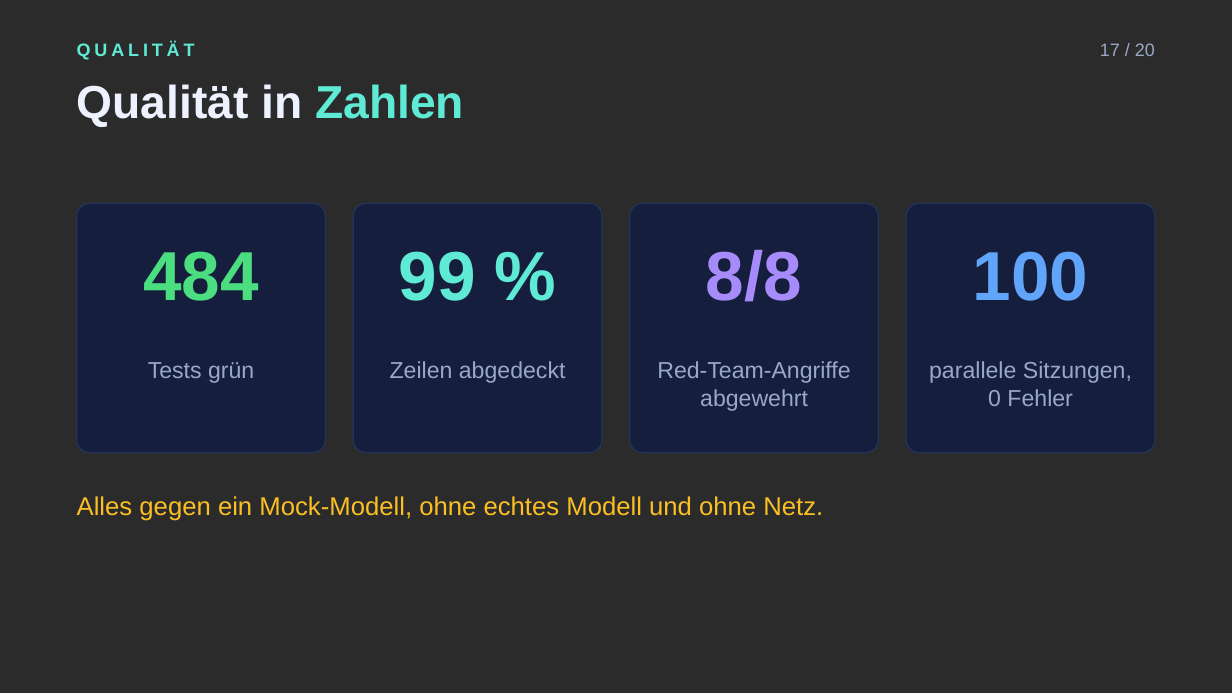
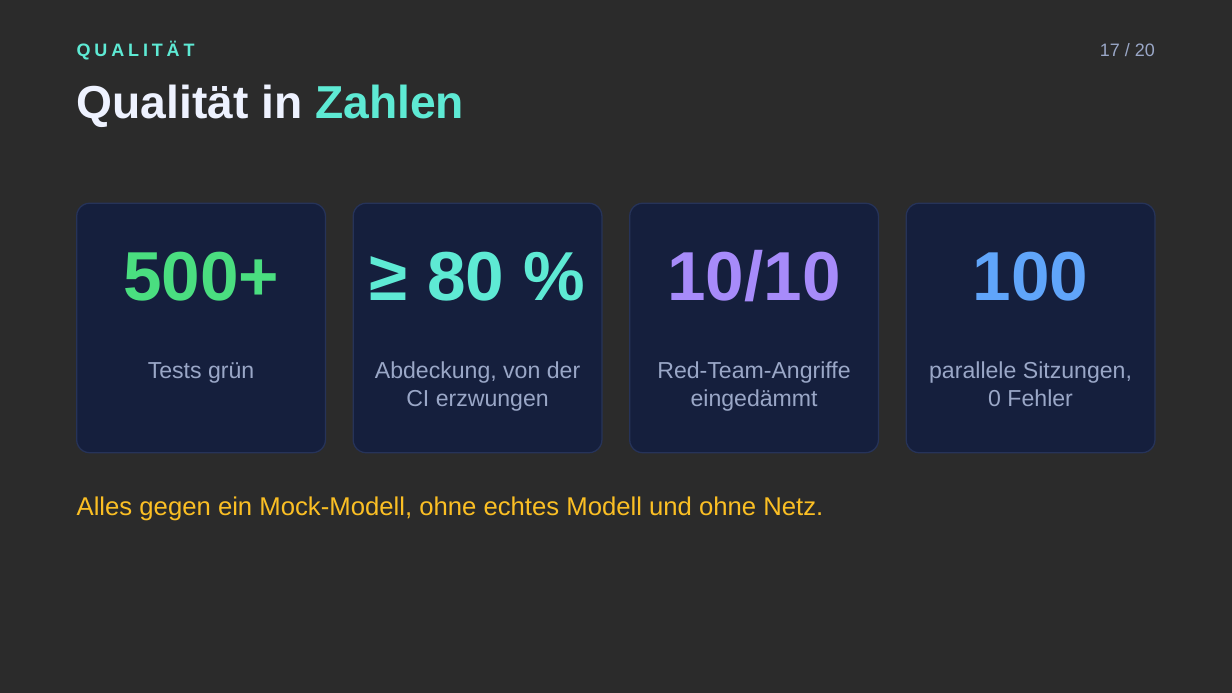
Before and after one commit to weski17/bobi, a slide deck: slide 17 of docs/media/bobi-deck/bobi-deck.pptx. Drawn at 1232x693 pixels with LibreOffice and Linux fonts; fonts in the diff are those of the drawing; background and template pictures are left out; a plain dark background stands for a picture behind light text. Boxes give left, top, right and bottom in pixels: in the first picture for what was removed or moved away, otherwise in the second. Text is boxed around its words. In the diff, an @@ line names an element or a change of style, - is before the commit and + after.

Commit message:
docs(deck): current quality figures (500+ tests, 80 % gate, 10 red-team attacks)

```diff
--- a/docs/media/bobi-deck/bobi-deck.pptx
+++ b/docs/media/bobi-deck/bobi-deck.pptx
@@ text at bbox=[123, 251, 279, 301]: text changed @@
-484
+500+
@@ text at bbox=[427, 251, 504, 301]: text changed @@
-99 %
+≥ 80 %
@@ text at bbox=[667, 249, 840, 302]: text changed @@
-8/8
+10/10
@@ text at bbox=[375, 361, 580, 411]: text changed @@
-Zeilen abgedeckt
+Abdeckung, von der CI erzwungen
@@ text at bbox=[657, 361, 850, 411]: text changed @@
-Red-Team-Angriffe abgewehrt
+Red-Team-Angriffe eingedämmt
```
Also in this commit, not shown: 2 other files.
